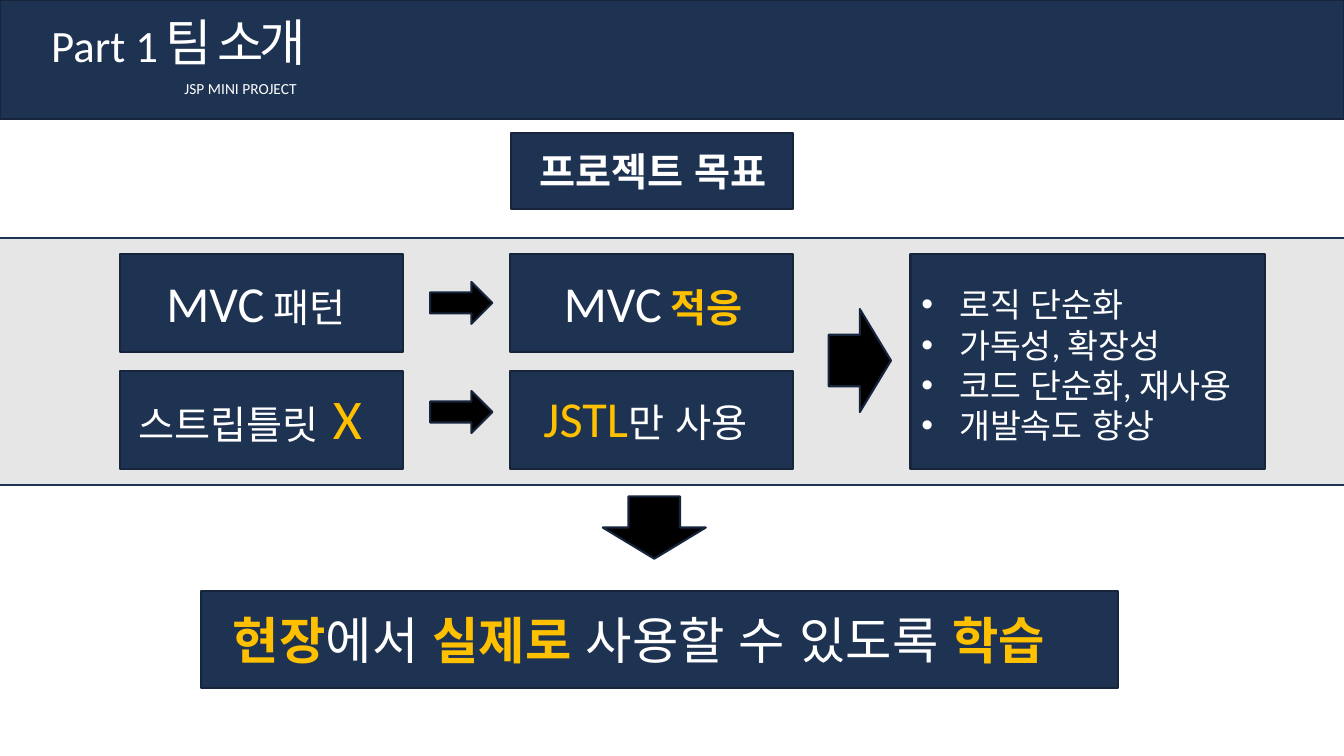
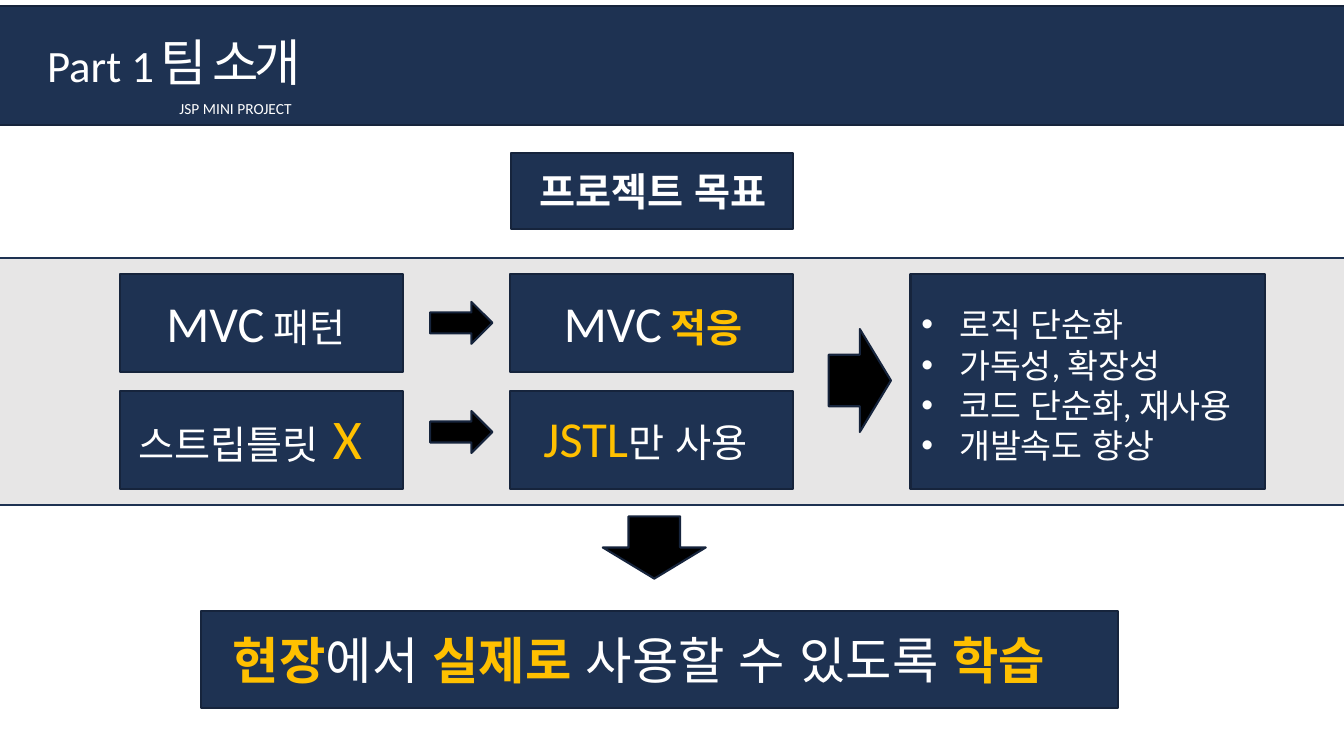
Before and after one commit to seonguk-choi/MiniProject, a slide deck: slide 5 of MiniProject/MiniPPT.pptx. Drawn at 1344x756 pixels with LibreOffice and Linux fonts; fonts in the diff are those of the drawing. Boxes give left, top, right and bottom in pixels: in the first picture for what was removed or moved away, otherwise in the second. Text is boxed around its words. In the diff, an @@ line names an element or a change of style, - is before the commit and + after.

```diff
--- a/MiniProject/MiniPPT.pptx
+++ b/MiniProject/MiniPPT.pptx
@@ rectangle: place and size @@
-rectangle at (0, 0, 1344, 119)
+rectangle at (0, 6, 1344, 125)
@@ text "팀 소개": place and size @@
-text "팀 소개" at (165, 19, 307, 65)
+text "팀 소개" at (160, 39, 301, 85)
@@ text "Part 1": place and size @@
-text "Part 1" at (51, 33, 158, 63)
+text "Part 1" at (47, 53, 154, 83)
@@ text "JSP MINI PROJECT": place and size @@
-text "JSP MINI PROJECT" at (184, 84, 296, 94)
+text "JSP MINI PROJECT" at (179, 104, 291, 114)
@@ 8 rectangles, 7 texts, 4 right arrows: place and size @@
-8 rectangles, 7 texts, 4 right arrows at (0, 133, 1344, 689)
+8 rectangles, 7 texts, 4 right arrows at (0, 153, 1344, 709)
```
Also in this commit, not shown: 16 other slides changed, 1 other file.
